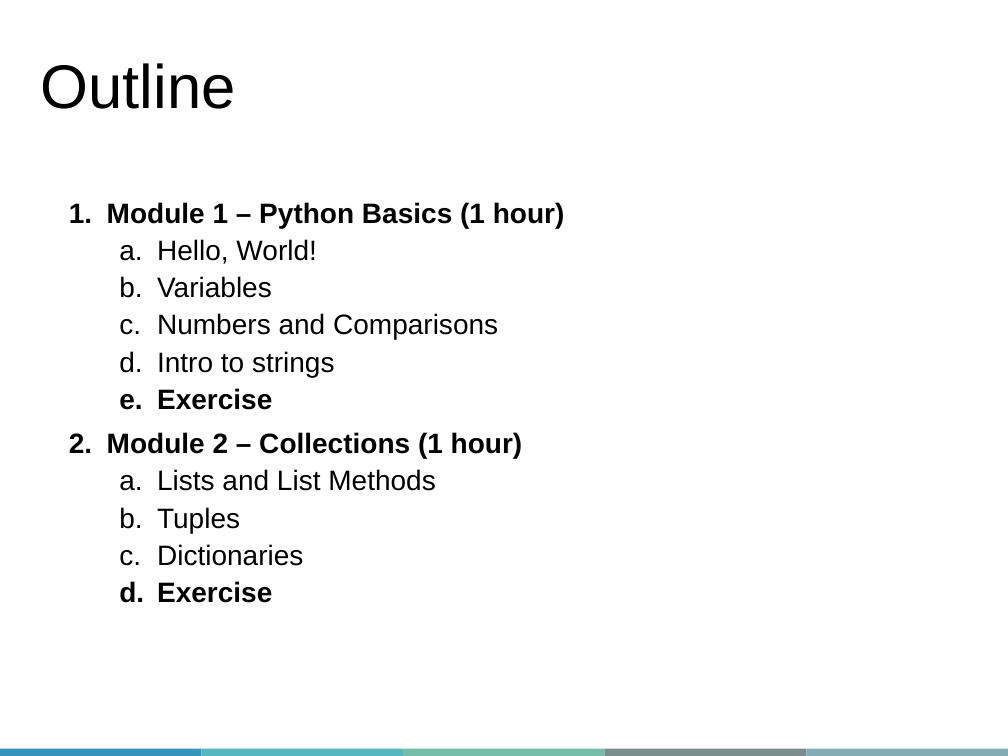
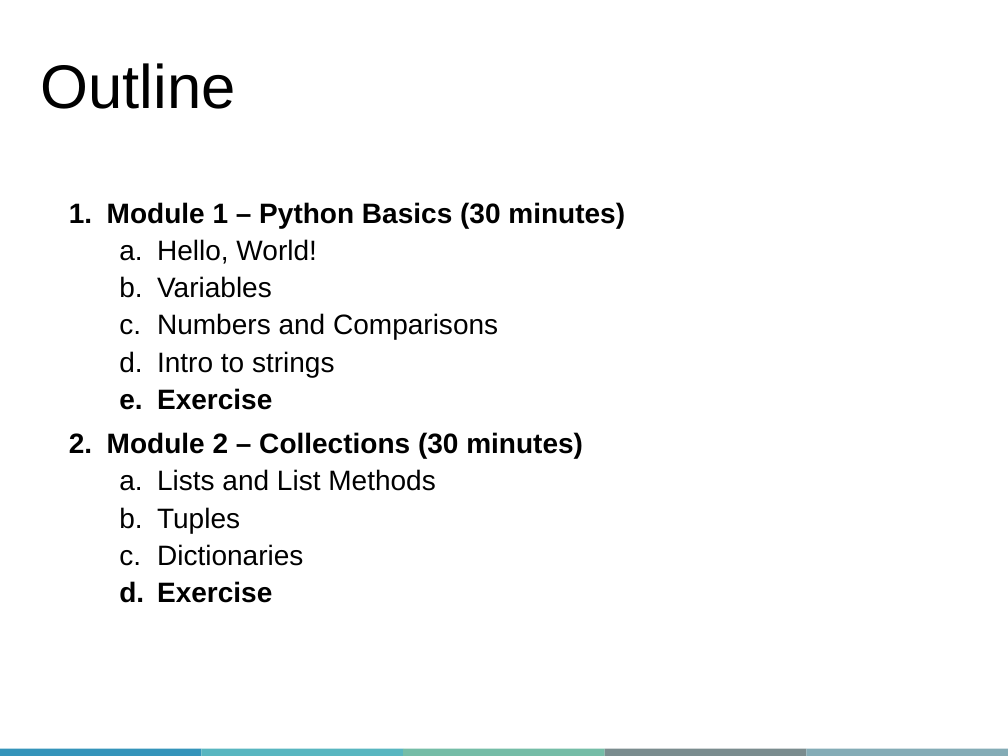
Before and after one commit to sameenakarsan/IntroToPython, a slide deck: slide 5 of Slides/QLS-MiCM_IntroToPython.pptx. Drawn at 1008x756 pixels with LibreOffice and Linux fonts; fonts in the diff are those of the drawing; background and template pictures are left out. Boxes give left, top, right and bottom in pixels: in the first picture for what was removed or moved away, otherwise in the second. Text is boxed around its words. In the diff, an @@ line names an element or a change of style, - is before the commit and + after.

```diff
--- a/Slides/QLS-MiCM_IntroToPython.pptx
+++ b/Slides/QLS-MiCM_IntroToPython.pptx
@@ text at box(107, 202, 625, 228): text changed @@
-1. Module 1 – Python Basics (1 hour)
+1. Module 1 – Python Basics (30 minutes)
@@ text at box(107, 432, 583, 458): text changed @@
-2. Module 2 – Collections (1 hour)
+2. Module 2 – Collections (30 minutes)
```
Also in this commit, not shown: 3 other slides changed, 1 slide added.
